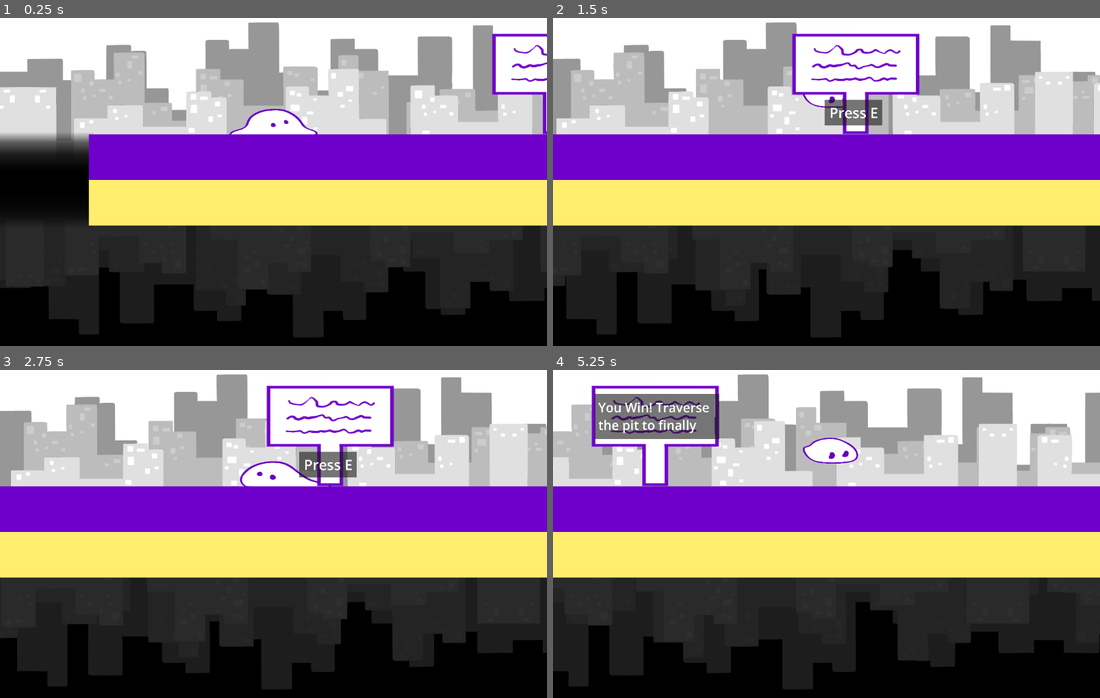
Above: before the commit, frames 1-4 (two rows, left to right).
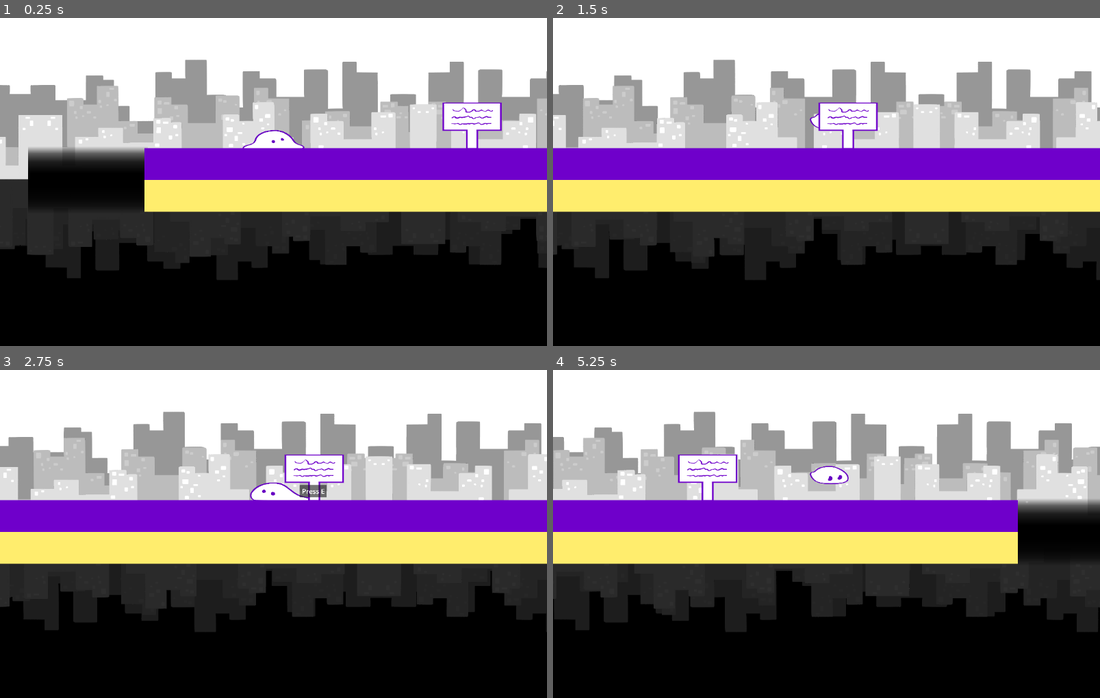
Above: after the commit, the same moments.

Repository: Globs-United/Project
Game: Godot game, scene res://winner_screen.tscn
The game is run twice, just before and just after one commit, with the same random seed, the same clock (stepped at 60 frames per second) and the same inputs. This scene is started directly instead of the project's main scene.
Inputs:
- Up to frame 1 (0.25 s): no input
- Up to frame 2 (1.5 s): hold Right (moveRight) from 0.53 s (still down); tap E (interact) at 0.6, 1.35 s; tap Space (jump) at 0.77 s
- Up to frame 3 (2.75 s): tap Space (jump) at 1.52 s; release Right (moveRight) at 2.03 s; hold Left (moveLeft) from 2.03 s (still down); tap E (interact) at 2.1 s
- Up to frame 4 (5.25 s): tap E (interact) at 2.75, 2.85, 3.6, 4.35, 5.1 s; release Left (moveLeft) at 2.78 s; hold Right (moveRight) 2.78-4.28 s; tap Space (jump) at 3.02, 3.77, 4.52 s; hold Left (moveLeft) 4.28-5.03 s; hold Right (moveRight) from 5.03 s (still down)

The runs differ from the first frame. In frame 1, 44% of the frame differs, in the area x 0-100%, y 1-98%; in frame 2, 41%; in frame 3, 42%; in frame 4, 45%.

Commit message:
wrong one?

Diff:
--- a/winner_screen.tscn
+++ b/winner_screen.tscn
@@ -30,14 +30,15 @@
 scale = Vector2(0.5, 0.5)
 
 [node name="Sign" parent="." instance=ExtResource("5_pl6lj")]
-position = Vector2(987, 194)
-scale = Vector2(0.3, 0.3)
-text = "You Win! Traverse the pit to finally stay with your bretheren :)"
+position = Vector2(989, 218)
+scale = Vector2(0.2, 0.2)
+text = "Scroll down.......... You Win! Traverse the pit to finally stay with your bretheren :)"
 
 [node name="ParallaxBackground" parent="." instance=ExtResource("6_lqghc")]
 
 [node name="Camera2D" type="Camera2D" parent="."]
 position = Vector2(0, 350)
+zoom = Vector2(0.7, 0.7)
 script = ExtResource("7_dn0ov")
 
 [node name="Wall2" parent="." instance=ExtResource("2_ist6a")]
